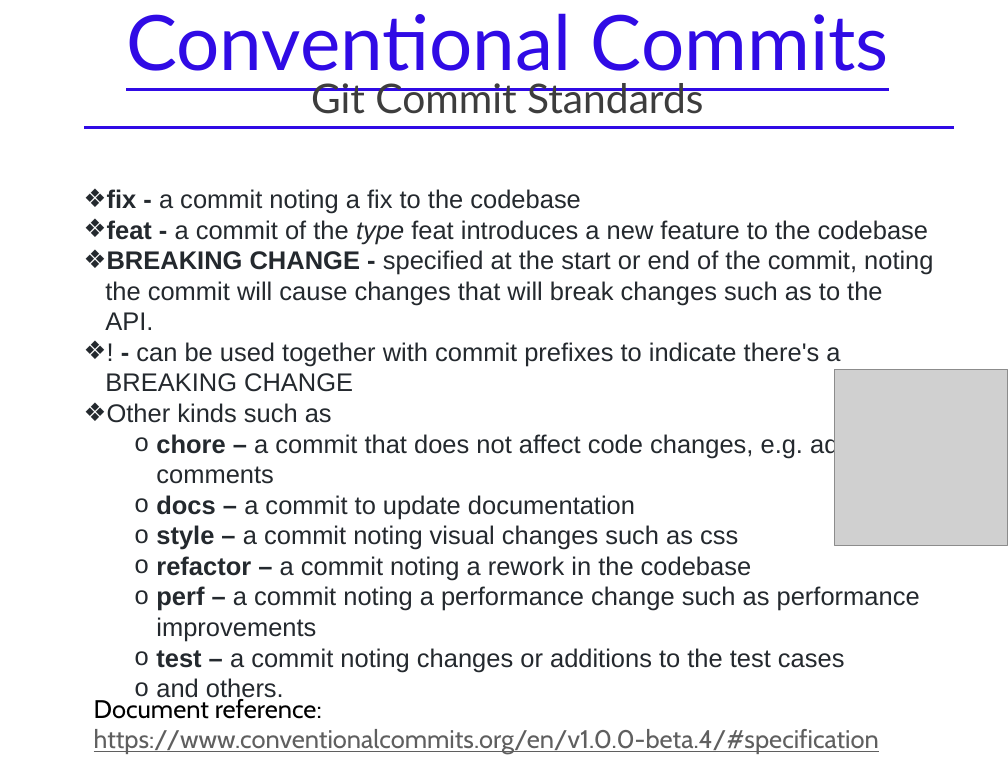
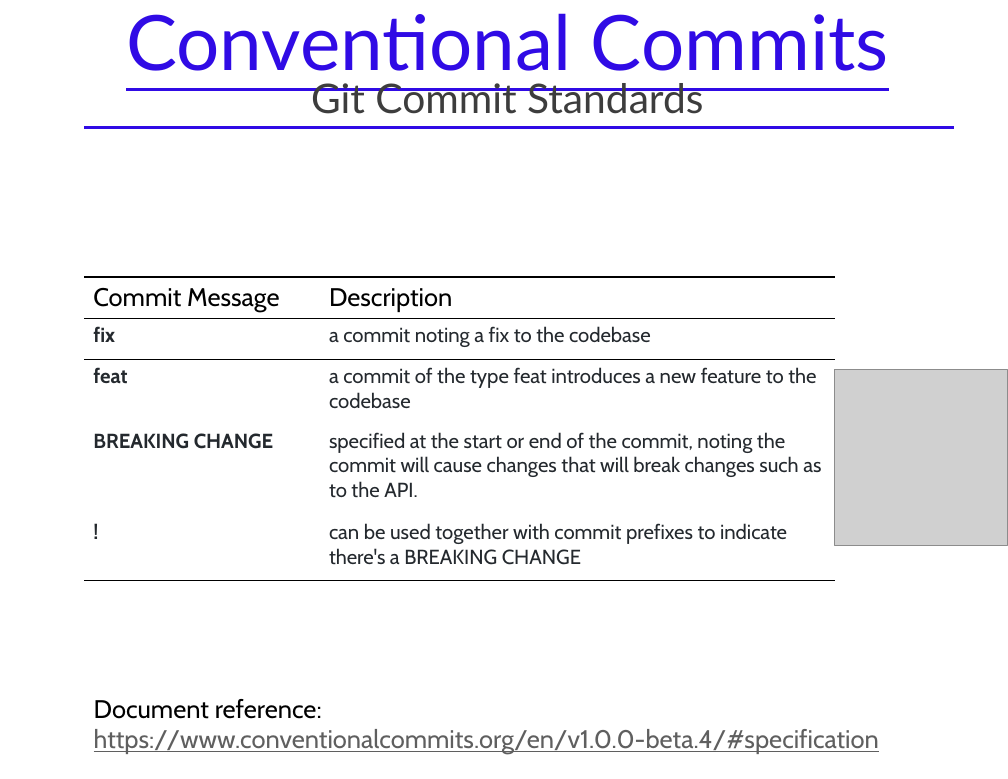
Before and after one commit to Atsukio/REST-API-Workshop, a slide deck: slide 10 of docs/REST API Workshop.pptx. Drawn at 1008x779 pixels with LibreOffice and Linux fonts; fonts in the diff are those of the drawing; grey boxes stand for pictures. Boxes give left, top, right and bottom in pixels: in the first picture for what was removed or moved away, otherwise in the second. Text is boxed around its words. In the diff, an @@ line names an element or a change of style, - is before the commit and + after.

```diff
--- a/docs/REST API Workshop.pptx
+++ b/docs/REST API Workshop.pptx
@@ text removed at box(105, 189, 933, 703) @@
-❖ fix - a commit noting a fix to the codebase
-❖ feat - a commit of the type feat introduces a new feature to the codebase
-❖ BREAKING CHANGE - specified at the start or end of the commit, noting the commit will cause changes that will break changes such as to the API.
-❖ ! - can be used together with commit prefixes to indicate there's a BREAKING CHANGE
-❖ Other kinds such as
-  o chore – a commit that does not affect code changes, e.g. adding comments
-  o docs – a commit to update documentation
-  o style – a commit noting visual changes such as css
-  o refactor – a commit noting a rework in the codebase
-  o perf – a commit noting a performance change such as performance improvements
-  o test – a commit noting changes or additions to the test cases
-  o and others.
@@ table added at box(84, 277, 835, 580), 5 rows, 2 columns @@
+Commit Message | Description
+fix | a commit noting a fix to the codebase
+feat | a commit of the type feat introduces a new feature to the codebase
+BREAKING CHANGE | specified at the start or end of the commit, noting the commit will cause changes that will break changes such as to the API.
+! | can be used together with commit prefixes to indicate there's a BREAKING CHANGE
```
Also in this commit, not shown: 1 other slide changed, 1 slide added.
